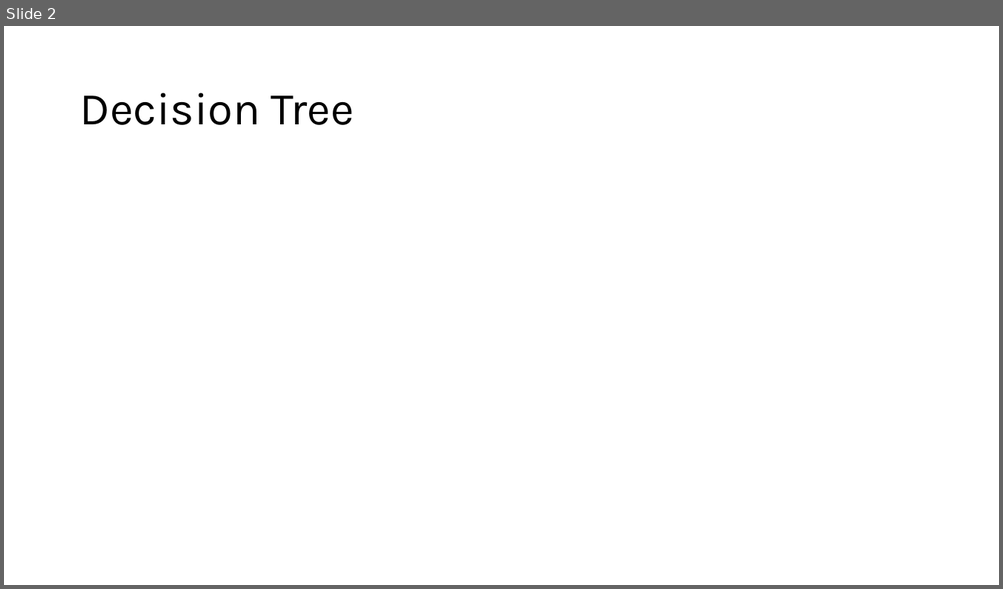
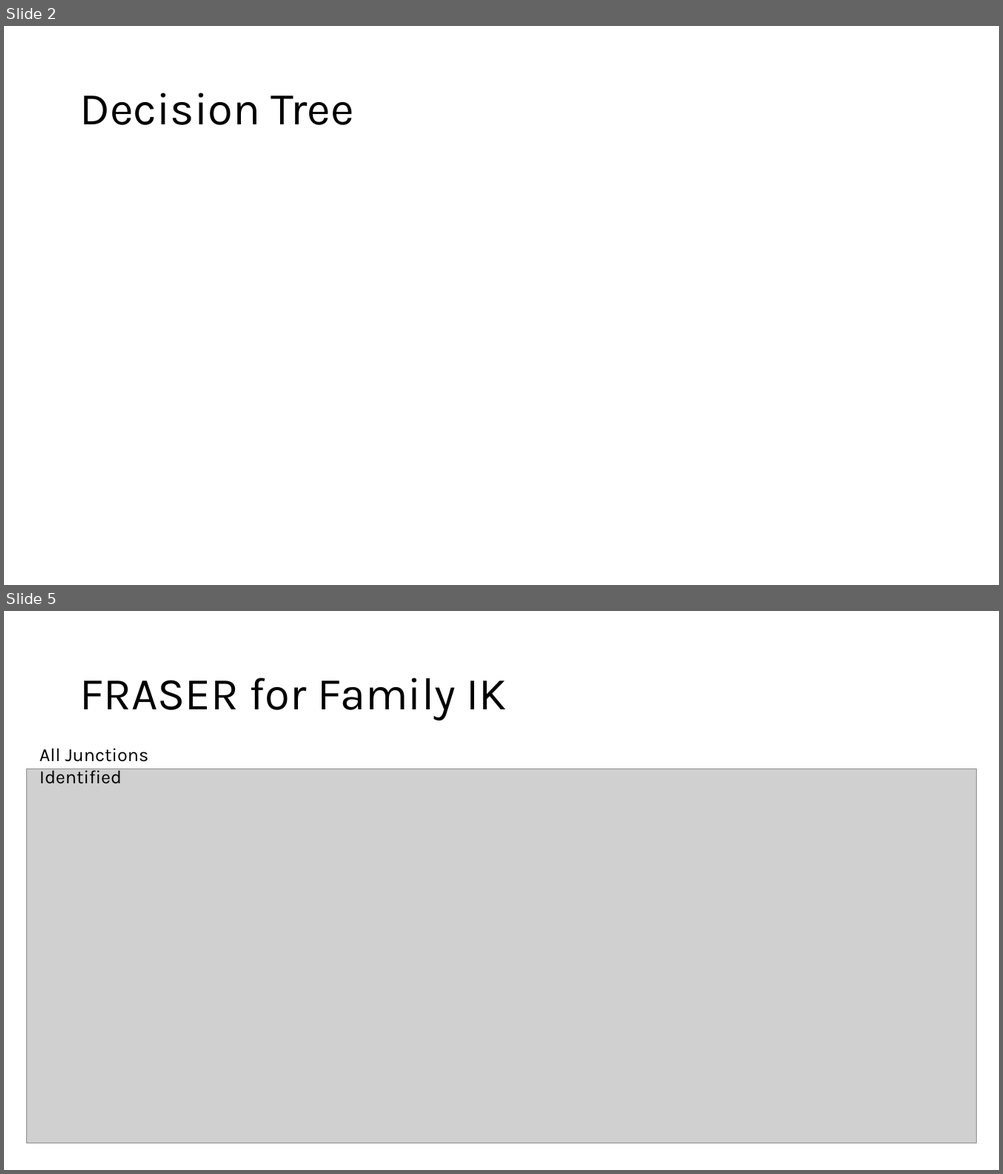
Before and after one commit to frontier-genomics/splicing_event_annotations, a slide deck: docs/splice-event-annotation.pptx. Shown one above the other, each under a label of ours: slide 2 before the commit, slides 2 and 5 after it; the slides between them are not shown. The pictures are 1003x589 and 1003x1174 pixels, drawn with LibreOffice and Linux fonts; fonts in the diff are those of the drawing; grey boxes stand for pictures. Boxes give left, top, right and bottom in pixels: in the first picture for what was removed or moved away, otherwise in the second. Text is boxed around its words. In the diff, an @@ line names an element or a change of style, - is before the commit and + after.

```diff
--- a/docs/splice-event-annotation.pptx
+++ b/docs/splice-event-annotation.pptx
@@ slide 5 added at (4,611,999,1170), background #FFFFFF @@
@@ title added at (79,678,507,721), 44 pt, text #000000 @@
+FRASER for Family IK
@@ text added at (40,748,149,784), 18 pt, text #000000 @@
+All Junctions Identified
@@ picture added at (26,769,977,1144) @@
```
Also in this commit, not shown: 4 other slides added, 1 other file.
